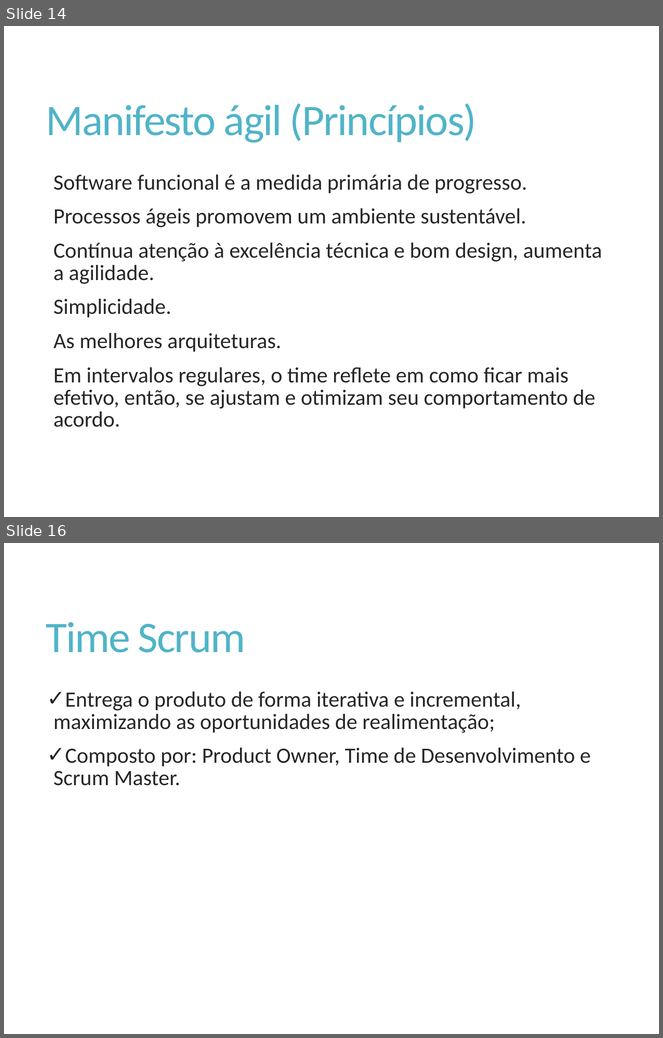
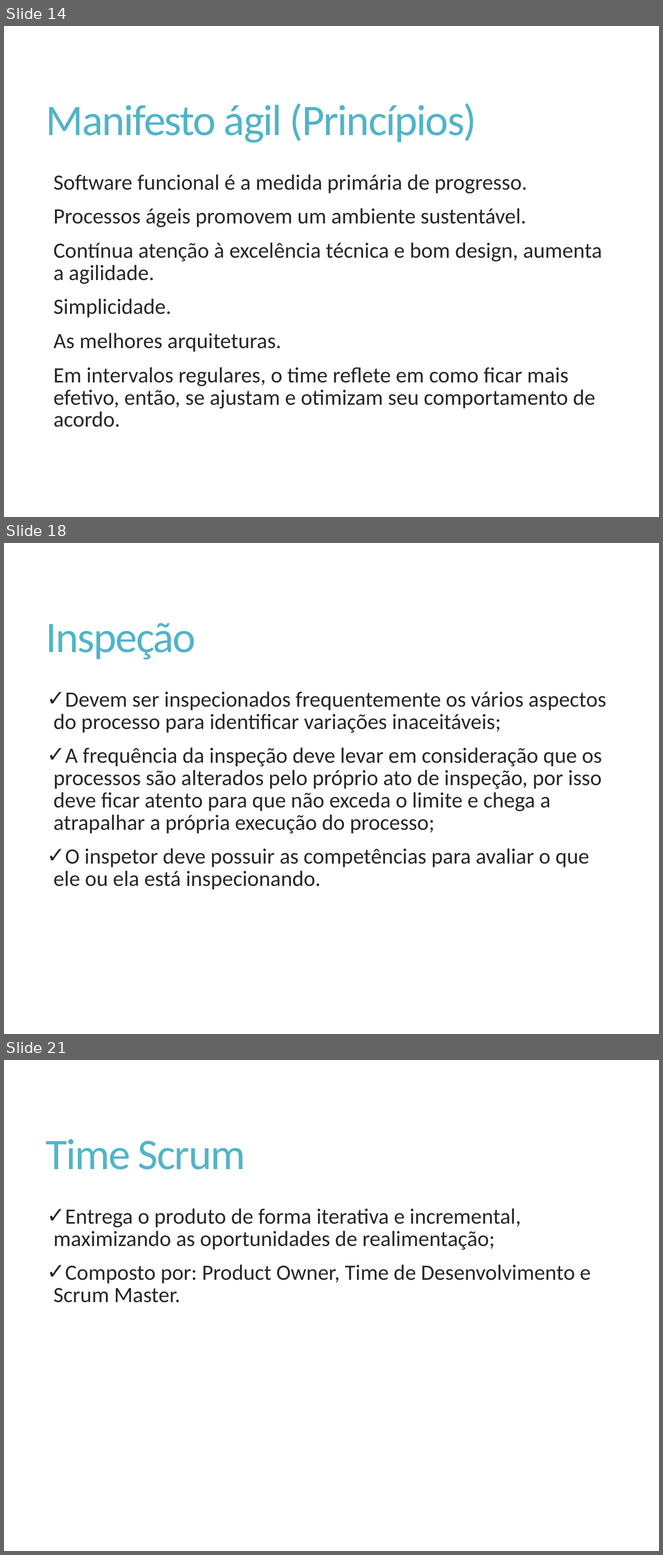
Before and after one commit to Elton-Garbin/TCC-2016, a slide deck: StartIdea/StartIdea.Docs/Apresentacao.pptx. Shown one above the other, each under a label of ours: slides 14 and 16 before the commit, slides 14, 18 and 21 after it; the slides between them are not shown. The pictures are 663x1038 and 663x1555 pixels, drawn with LibreOffice and Linux fonts; fonts in the diff are those of the drawing. Boxes give left, top, right and bottom in pixels: in the first picture for what was removed or moved away, otherwise in the second. Text is boxed around its words. In the diff, an @@ line names an element or a change of style, - is before the commit and + after.

```diff
--- a/StartIdea/StartIdea.Docs/Apresentacao.pptx
+++ b/StartIdea/StartIdea.Docs/Apresentacao.pptx
@@ slide 18 added at [4, 543, 659, 1034], background #FFFFFF @@
@@ title added at [46, 623, 196, 659], 48 pt, text #50B4C8 @@
+Inspeção
@@ text added at [53, 692, 606, 890], 24 pt, text #262626 @@
+✓ Devem ser inspecionados frequentemente os vários aspectos do processo para identificar variações inaceitáveis;
+✓ A frequência da inspeção deve levar em consideração que os processos são alterados pelo próprio ato de inspeção, por isso deve ficar atento para que não exceda o limite e chega a atrapalhar a própria execução do processo;
+✓ O inspetor deve possuir as competências para avaliar o que ele ou ela está inspecionando.
@@ what was slide 16 is now slide 21 @@
```
Also in this commit, not shown: 2 slides changed, 6 other slides added, 1 slide removed.
